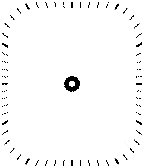
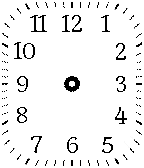
Comparing the layer stacks of the two 144 x 168 images. Changes:
showed "numerals", painted on it over [14, 15, 127, 153]
